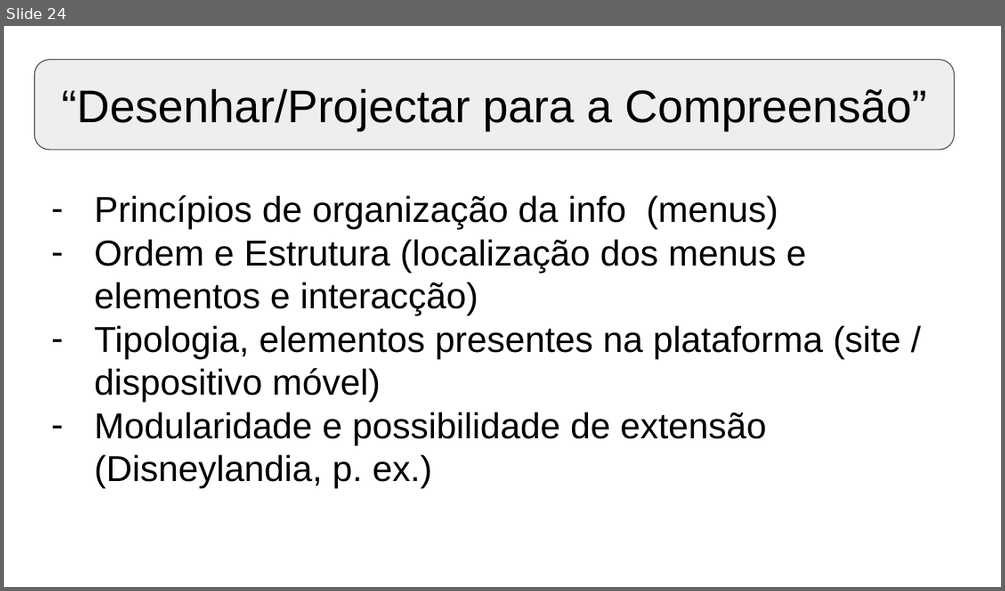
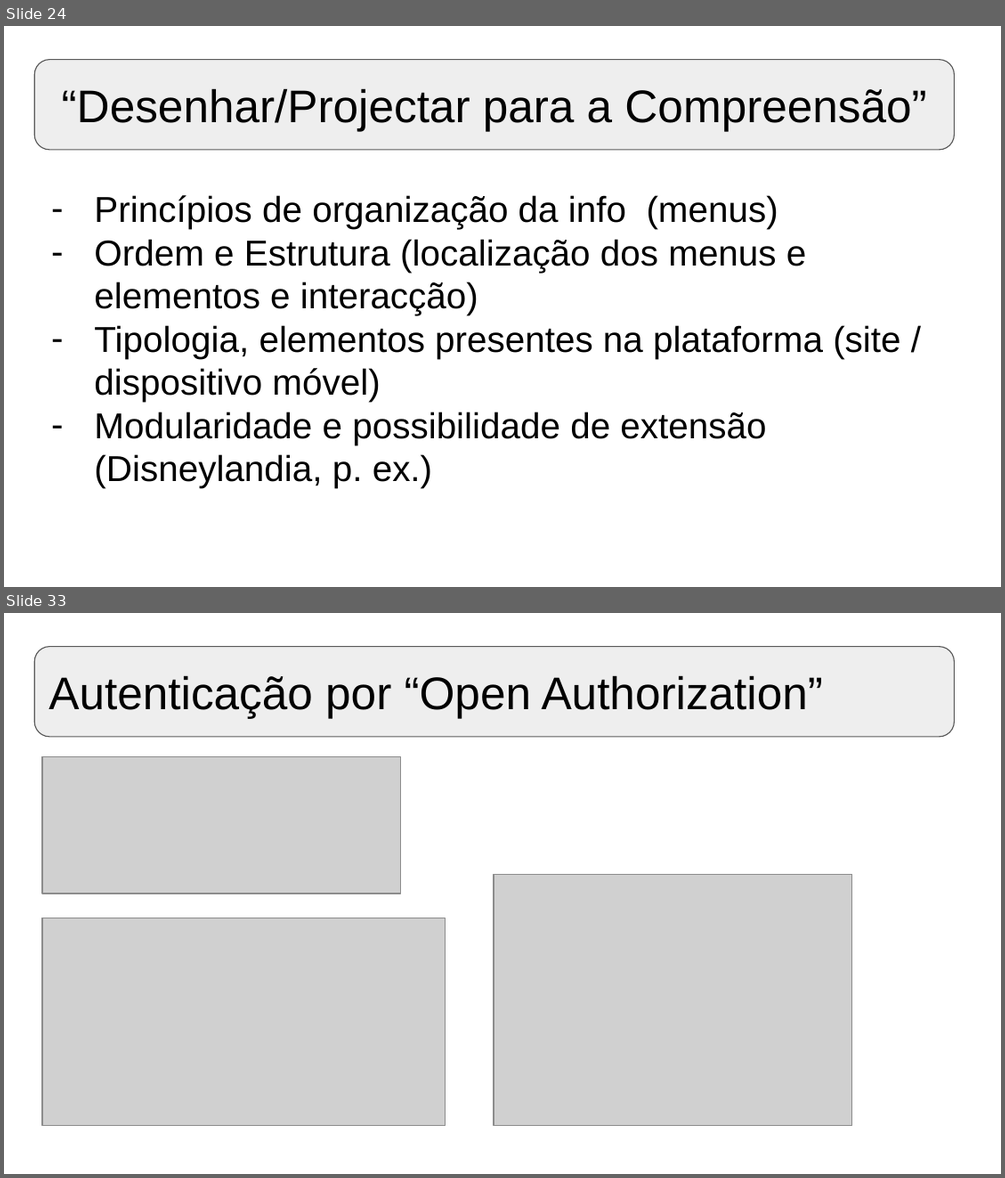
Before and after one commit to pedroccpimenta/aiwm, a slide deck: AIWM.pptx. Shown one above the other, each under a label of ours: slide 24 before the commit, slides 24 and 33 after it; the slides between them are not shown. The pictures are 1005x591 and 1005x1178 pixels, drawn with LibreOffice and Linux fonts; fonts in the diff are those of the drawing; grey boxes stand for pictures. Boxes give left, top, right and bottom in pixels: in the first picture for what was removed or moved away, otherwise in the second. Text is boxed around its words. In the diff, an @@ line names an element or a change of style, - is before the commit and + after.

```diff
--- a/AIWM.pptx
+++ b/AIWM.pptx
@@ slide 33 added at [4, 613, 1001, 1174], background #FFFFFF @@
@@ rounded rectangle added at [35, 647, 954, 737], fill #EEEEEE, outline #595959 0.75 pt, 33 pt, text #000000 @@
+Autenticação por “Open Authorization”
@@ picture added at [42, 756, 401, 893] @@
@@ picture added at [494, 874, 852, 1126] @@
@@ picture added at [42, 918, 445, 1126] @@
```
Also in this commit, not shown: 1 slide changed, 19 other slides added, 1 slide removed, 1 other file.
